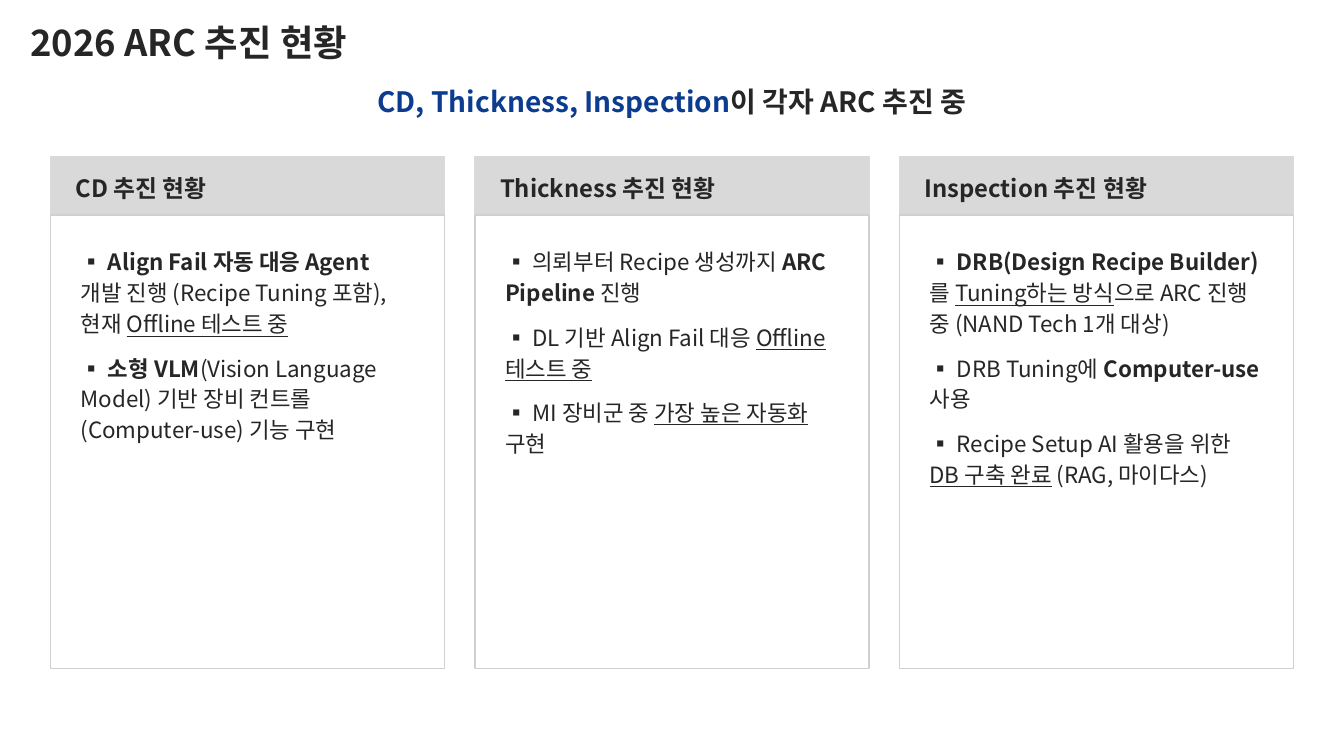
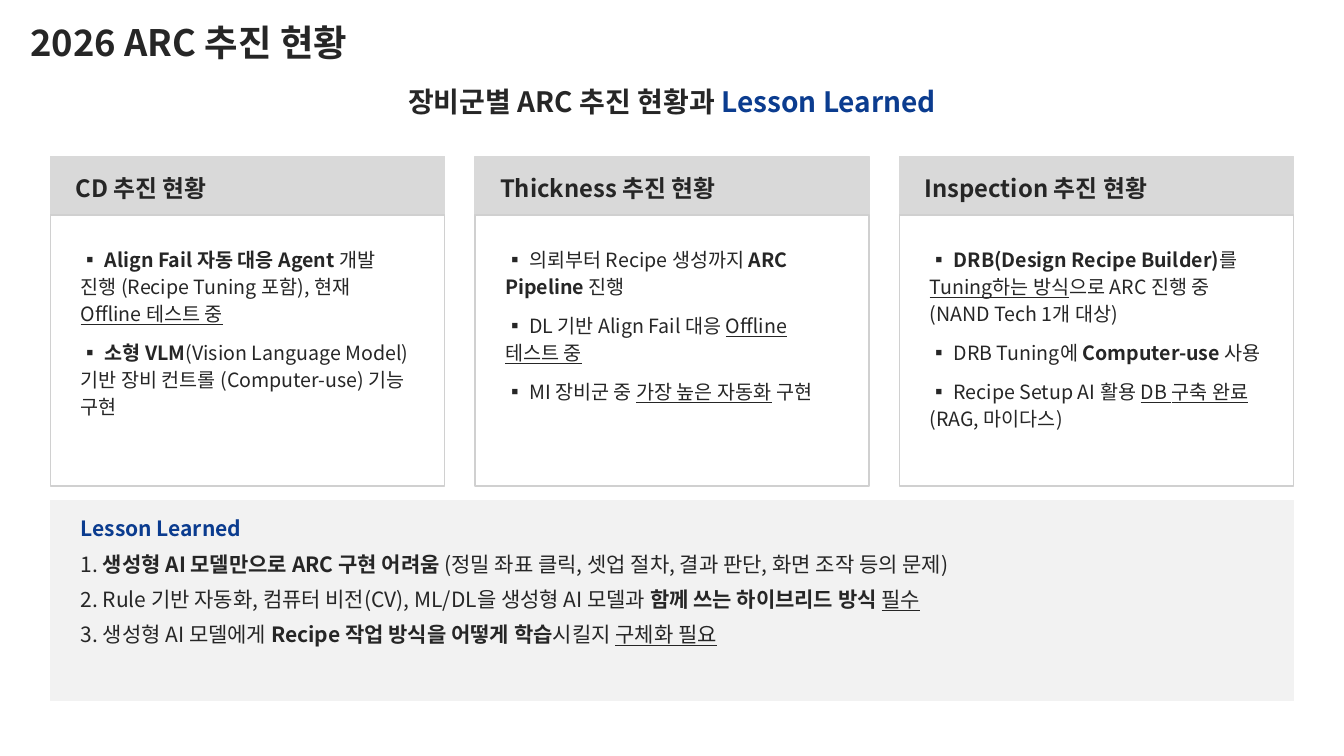
Before and after one commit to DarrenKoi/pm_notes, a slide deck: slide 2 of my-task/arc-tf/deliverables/arc-tf-exec-summary.pptx. Drawn at 1344x756 pixels with LibreOffice and Linux fonts; fonts in the diff are those of the drawing. Boxes give left, top, right and bottom in pixels: in the first picture for what was removed or moved away, otherwise in the second. Text is boxed around its words. In the diff, an @@ line names an element or a change of style, - is before the commit and + after.

```diff
--- a/my-task/arc-tf/deliverables/arc-tf-exec-summary.pptx
+++ b/my-task/arc-tf/deliverables/arc-tf-exec-summary.pptx
@@ text at box(408, 88, 936, 115): text changed @@
-CD, Thickness, Inspection이 각자 ARC 추진 중
+장비군별 ARC 추진 현황과 Lesson Learned
@@ rectangle: place and size @@
-rectangle at box(50, 215, 445, 668)
+rectangle at box(50, 215, 445, 486)
@@ rectangle: place and size @@
-rectangle at box(475, 215, 869, 668)
+rectangle at box(475, 215, 869, 486)
@@ rectangle: place and size @@
-rectangle at box(899, 215, 1294, 668)
+rectangle at box(899, 215, 1294, 486)
@@ text "▪ Align Fail 자동 대응 ..." at box(81, 250, 409, 416): size 16 to 14 pt; less space between paragraphs @@
@@ text "▪ 의뢰부터 Recipe 생성까지 ARC ..." at box(505, 250, 812, 403): size 16 to 14 pt; less space between paragraphs @@
@@ text at box(930, 251, 1261, 365): size 16 to 14 pt in "▪ DRB(Design Recipe Builder)를 Tuning하는 방식으로 ARC ...", "▪ DRB Tuning에 Computer-use 사용"; less space between paragraphs @@
@@ text at box(930, 382, 1248, 430): text changed; size 16 to 14 pt @@
-▪ Recipe Setup AI 활용을 위한 DB 구축 완료 (RAG, 마이다스)
+▪ Recipe Setup AI 활용 DB 구축 완료 (RAG, 마이다스)
@@ rectangle added at box(50, 500, 1294, 701), fill #F2F2F2, outline #F2F2F2 1 pt @@
@@ text added at box(81, 519, 948, 647), 15 pt, text #262626 @@
+Lesson Learned
+1. 생성형 AI 모델만으로 ARC 구현 어려움 (정밀 좌표 클릭, 셋업 절차, 결과 판단, 화면 조작 등의 문제)
+2. Rule 기반 자동화, 컴퓨터 비전(CV), ML/DL을 생성형 AI 모델과 함께 쓰는 하이브리드 방식 필수
+3. 생성형 AI 모델에게 Recipe 작업 방식을 어떻게 학습시킬지 구체화 필요
```
Also in this commit, not shown: 3 other slides changed, 2 slides added, 2 slides removed, 9 other files.
